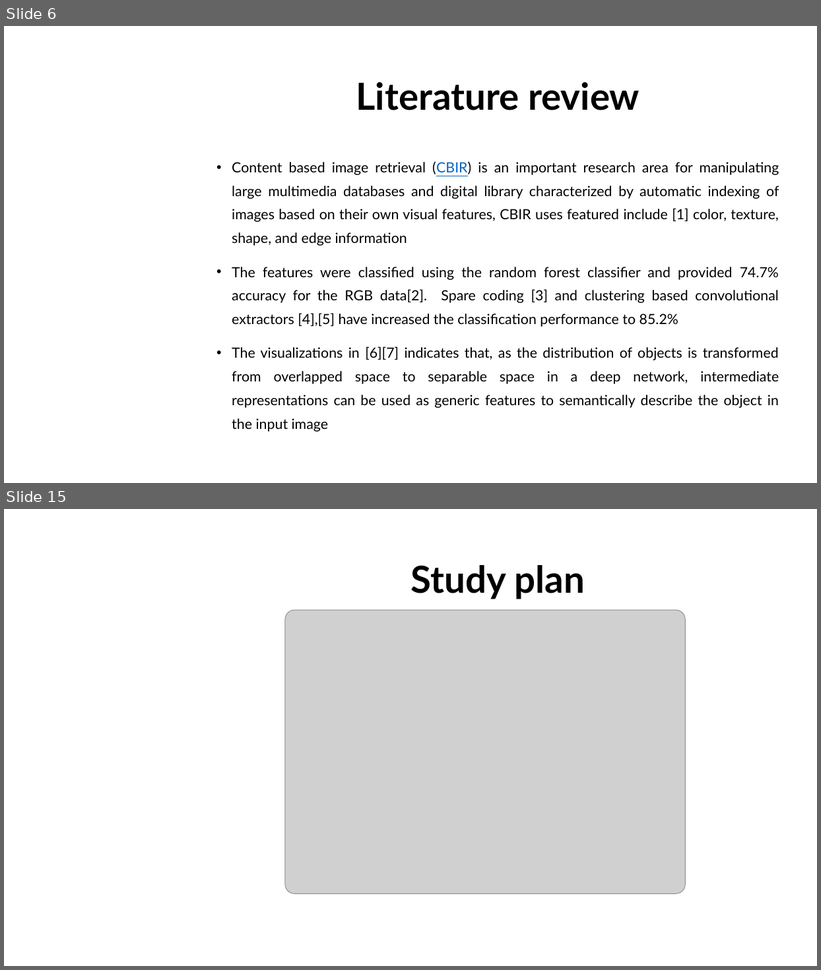
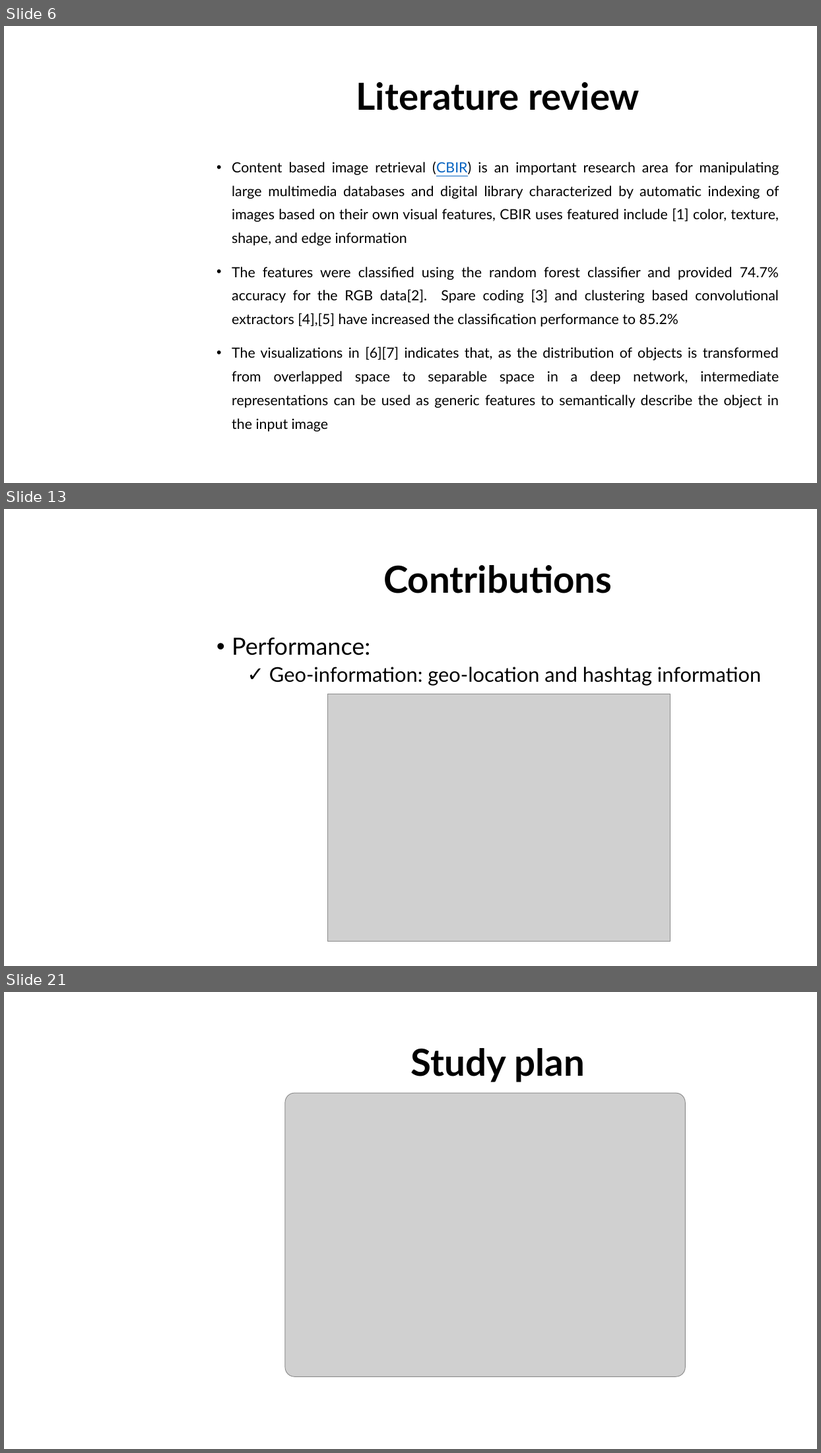
Before and after one commit to dungdovu/DGA1031, a slide deck: DGA1031/What is it.pptx. Shown one above the other, each under a label of ours: slides 6 and 15 before the commit, slides 6, 13 and 21 after it; the slides between them are not shown. The pictures are 821x970 and 821x1453 pixels, drawn with LibreOffice and Linux fonts; fonts in the diff are those of the drawing; grey boxes stand for pictures; background and template pictures are left out. Boxes give left, top, right and bottom in pixels: in the first picture for what was removed or moved away, otherwise in the second. Text is boxed around its words. In the diff, an @@ line names an element or a change of style, - is before the commit and + after.

```diff
--- a/DGA1031/What is it.pptx
+++ b/DGA1031/What is it.pptx
@@ slide 13 added at [4,509,817,966], background picture (left out) @@
@@ title added at [384,565,612,593], 44 pt, text #000000, bold @@
+Contributions
@@ text added at [232,638,761,686], 24 pt, text #000000 @@
+• Performance:
+  ✓ Geo-information: geo-location and hashtag information
@@ picture added at [328,694,671,942] @@
@@ what was slide 15 is now slide 21 @@
```
Also in this commit, not shown: 9 slides changed, 5 other slides added, 5 other files.
